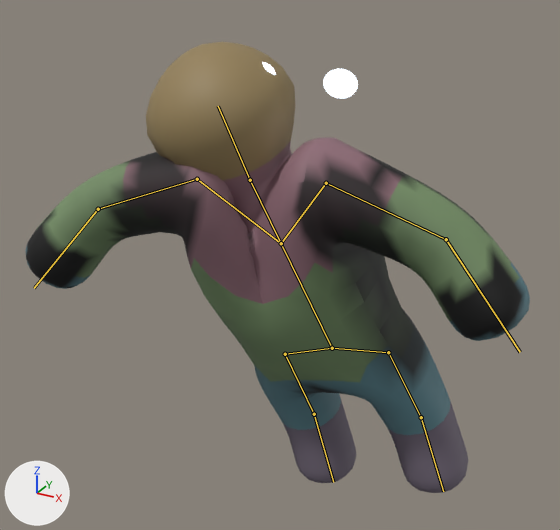
An edit to the glTF model public/models/yorishironozankyo.glb, drawn before and after from the same camera.
Before and after are seen from a camera (50 mm lens) standing at (0.562, -1.239, 1.166) and looking at (-0.076, -0.079, 0.586). Arrows for +X, +Y and +Z are at lower left; the lights stay in place. The first picture is the older version. Both versions are drawn at frame 13 of the action 'attack'; the numbers are the values there. The bones that change, and the others that lie on the model, are drawn over the model as lines.

Names of what the first picture shows: 'yorishironozankyo'.
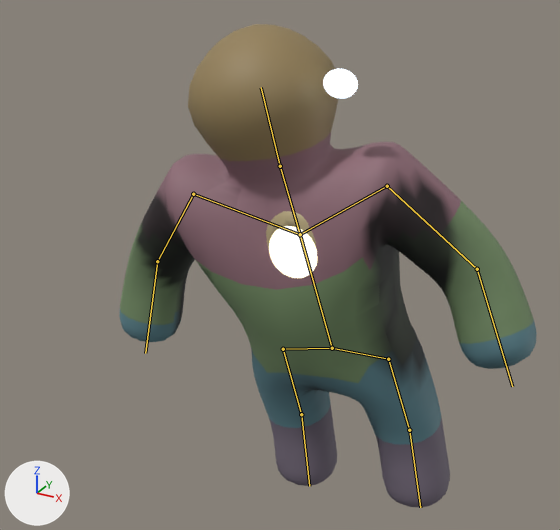
Changed parts and their boxes [x1, y1, x2, y2] in the pictures (560 x 530 px):
'yorishironozankyo', posed (17% narrower, 7% taller)
    before: [25, 42, 530, 493]
    after: [119, 24, 537, 508]
bone 'hip-chest', root to tip
    before: (332, 348) to (281, 243)
    after: (332, 348) to (300, 234)
bone 'chest-shoulder.L', root to tip
    before: (281, 243) to (326, 183)
    after: (300, 234) to (387, 186)
bone 'shoulder.L-elbow.L', root to tip
    before: (326, 183) to (446, 239)
    after: (387, 186) to (477, 269)
bone 'chest-shoulder.R', root to tip
    before: (281, 243) to (197, 179)
    after: (300, 234) to (193, 194)
bone 'shoulder.R-elbow.R', root to tip
    before: (197, 179) to (98, 209)
    after: (193, 194) to (157, 261)

The edits, one by one:
Bone 'hip-chest' (bone_hip_chest) turns from (18, 0, 16) to (13, 0, 10) degrees about its own x, y and z.
Bone 'chest-shoulder.L' (bone_chest_shoulder_l) turns from (28, 0, -4) to (13, 0, 5) degrees about its own x, y and z.
Bone 'shoulder.L-elbow.L' (bone_shoulder_l_elbow_l) turns from (-1, 0, 0) to (-4, 0, 0) degrees about its own x, y and z.
Bone 'chest-shoulder.R' (bone_chest_shoulder_r) turns from (63, 0, 16) to (21, 0, 7) degrees about its own x, y and z.
Bone 'shoulder.R-elbow.R' (bone_shoulder_r_elbow_r) turns from (9, 0, 0) to (-1, 0, 0) degrees about its own x, y and z.
